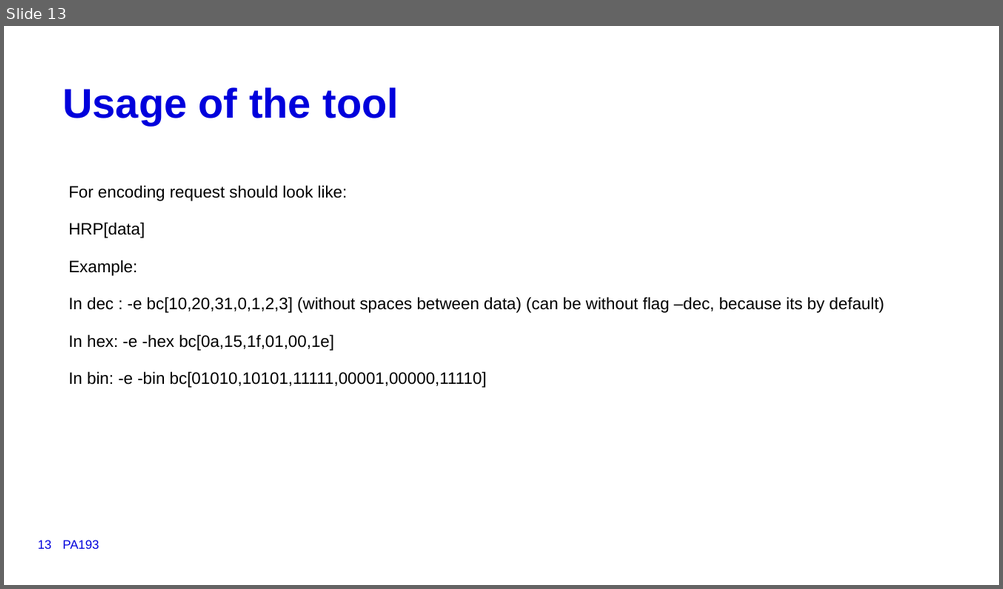
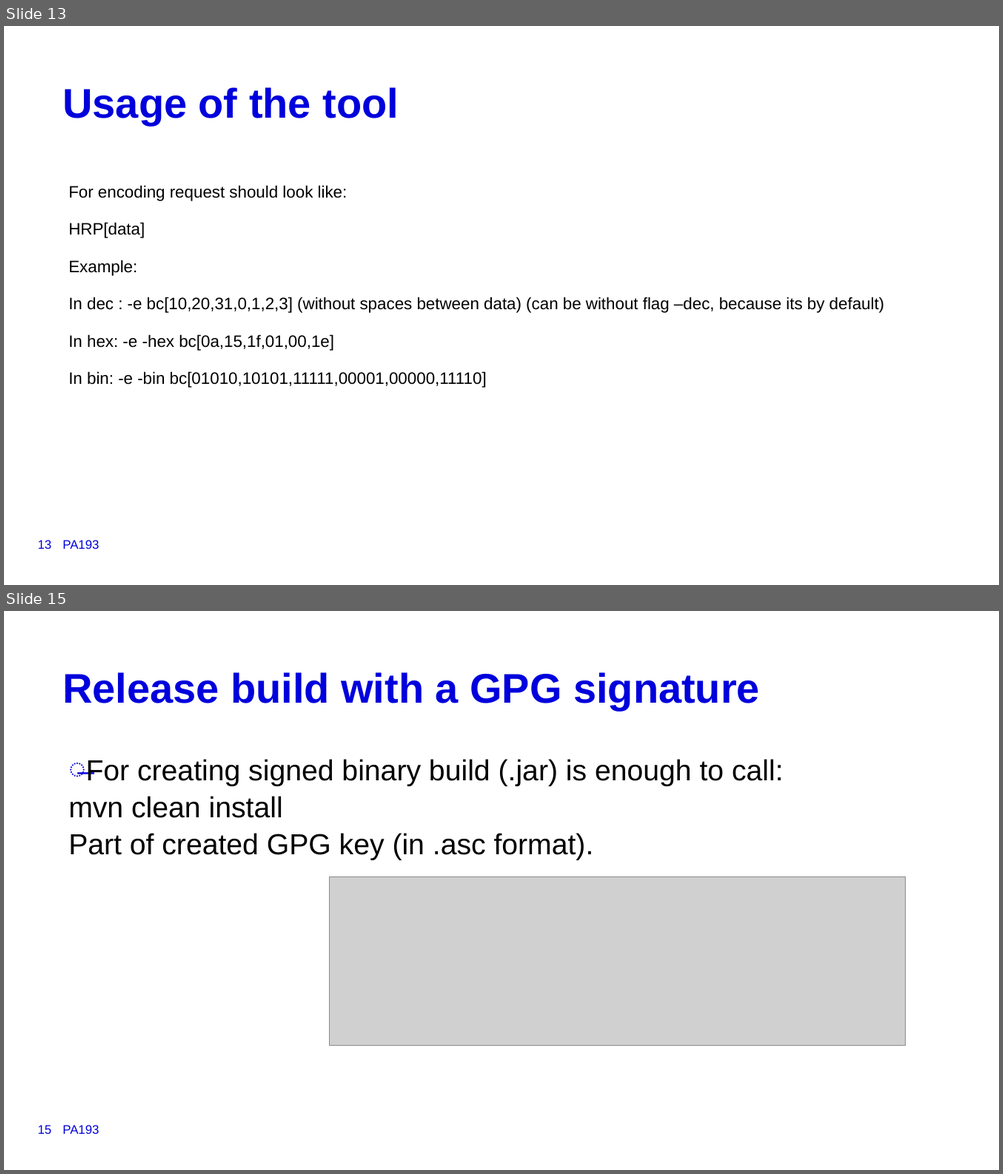
Before and after one commit to NikitaVolotovich/super_bech32m, a slide deck: super_Bech32m.pptm. Shown one above the other, each under a label of ours: slide 13 before the commit, slides 13 and 15 after it; the slides between them are not shown. The pictures are 1003x589 and 1003x1174 pixels, drawn with LibreOffice and Linux fonts; fonts in the diff are those of the drawing; grey boxes stand for pictures; background and template pictures are left out. Boxes give left, top, right and bottom in pixels: in the first picture for what was removed or moved away, otherwise in the second. Text is boxed around its words. In the diff, an @@ line names an element or a change of style, - is before the commit and + after.

Commit message:
Changed presentation

```diff
--- a/super_Bech32m.pptm
+++ b/super_Bech32m.pptm
@@ slide 15 added at (x1=4, y1=611, x2=999, y2=1170), background #FFFFFF @@
@@ title added at (x1=62, y1=672, x2=760, y2=709), 40 pt, text #0000DC, bold @@
+Release build with a GPG signature
@@ text added at (x1=68, y1=759, x2=783, y2=860), 28 pt, text #000000 @@
+̶ For creating signed binary build (.jar) is enough to call:
+mvn clean install
+Part of created GPG key (in .asc format).
@@ picture added at (x1=330, y1=877, x2=905, y2=1046) @@
@@ page number added at (x1=38, y1=1125, x2=52, y2=1134), 12 pt, text #0000DC @@
+15
@@ text added at (x1=62, y1=1125, x2=99, y2=1134), 12 pt, text #0000DC @@
+PA193
```
Also in this commit, not shown: 1 other slide added.
